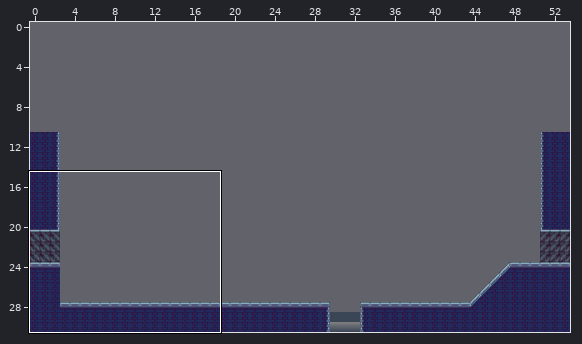
An edit to a level. Tiled map, assets/TileStuff/map.tmx. Above, an overview of the earlier version with the close-up marked.
Close-up. The starting point:
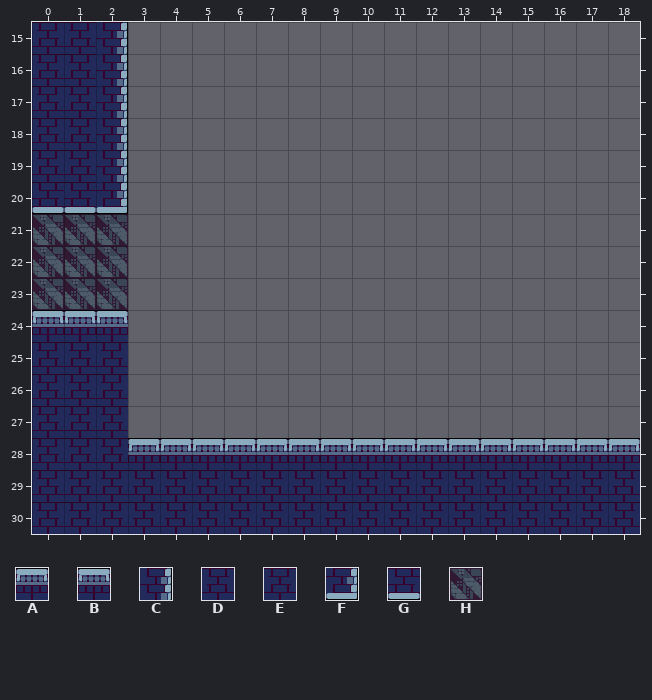
Cells are 32x32 px. Shown: x 0..18, y 15..30. The commit also changed other parts of the map, which this record leaves out.
Key: from "tiles": A 1, B 1 flipped left-right, C 8 flipped left-right, D 9, E 9 flipped left-right, F 16 flipped left-right, G 17 flipped left-right, H 55 flipped left-right.
_ is an empty cell.
Layer "layer2" before, first column x 0:
15 EEC________________
16 EEC________________
17 EEC________________
18 EEC________________
19 EEC________________
20 GGF________________
21 HHH________________
22 HHH________________
23 HHH________________
24 BBB________________
25 EEE________________
26 EEE________________
27 EEE________________
28 EEEAAAAAAAAAAAAAAAA
29 EEEDDDDDDDDDDDDDDDD
30 EEEDDDDDDDDDDDDDDDD
After:
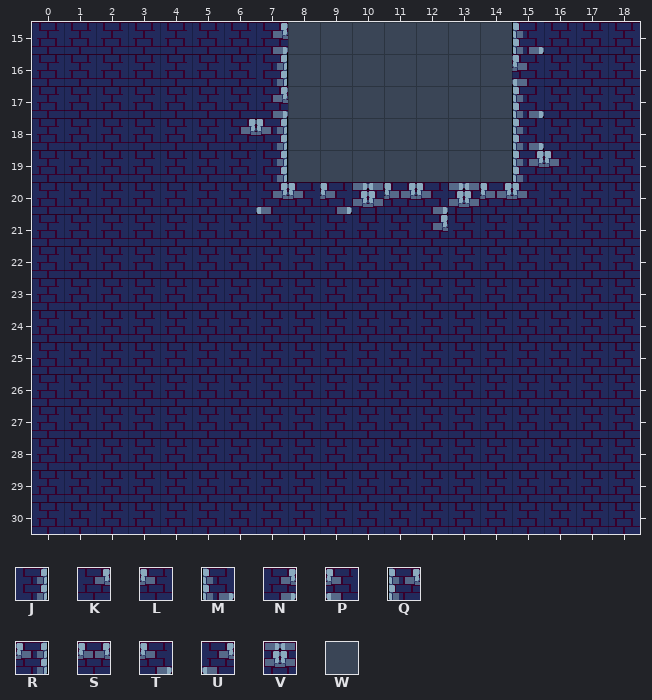
Further tiles: from "tiles": J 10, K 12, L 13, M 20, N 22, P 23, Q 28, R 29, S 30, T 38, U 39, V 47, W 54.
Diff:
Changed rows in their new state; . is an unchanged cell.
Layer "layer2":
first column x 0:
15 ..DDDDDNWWWWWWWMDDD
16 ..DDDDDJWWWWWWWPDDD
17 ..DDDDDNWWWWWWWMDDD
18 ..DDDDKRWWWWWWWMDDD
19 ..DDDDDJWWWWWWWQLDD
20 DDDDDDDULTVSTVSLDDD
21 DDDDDDDDDDDDKDDDDDD
22 DDDDDDDDDDDDDDDDDDD
23 DDDDDDDDDDDDDDDDDDD
24 DDDDDDDDDDDDDDDDDDD
25 ...DDDDDDDDDDDDDDDD
26 ...DDDDDDDDDDDDDDDD
27 ...DDDDDDDDDDDDDDDD
28 ...DDDDDDDDDDDDDDDD
